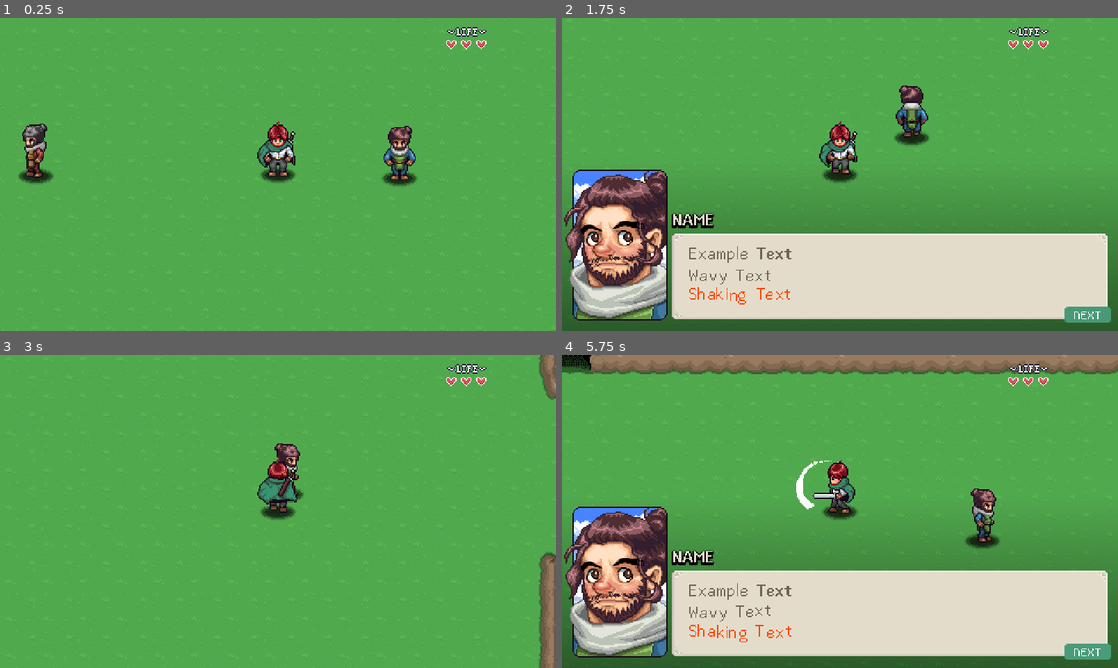
Above: before the commit, frames 1-4 (two rows, left to right).
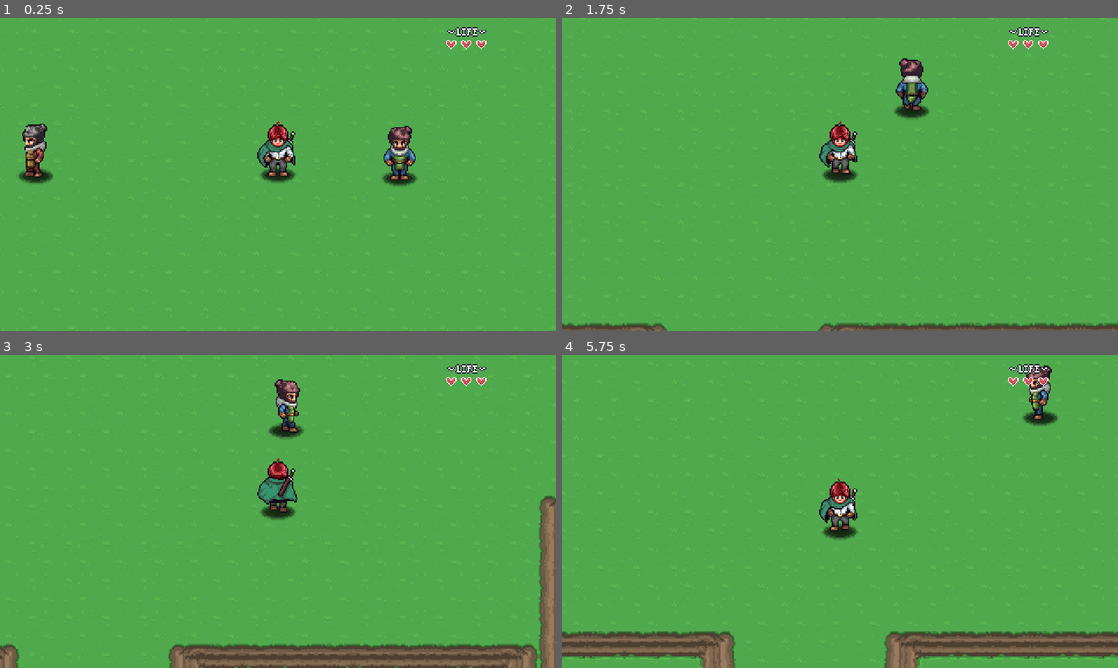
Above: after the commit, the same moments.

Repository: elpumaog/AARPG
Game: Godot game, scene res://Levels/Area01/01.tscn
The game is run twice, just before and just after one commit, with the same random seed, the same clock (stepped at 60 frames per second) and the same inputs. Sound files missing from this copy of the repository are replaced by a short silence.
Inputs:
- Up to frame 1 (0.25 s): no input
- Up to frame 2 (1.75 s): tap Enter (ui_accept) at 0.5, 0.77, 1.07, 1.52 s; hold D (right) 0.53-1.28 s; hold Space (attack) 0.53-1.28 s; tap E (interact) at 0.8, 1.35 s; hold S (down) from 1.28 s (still down); tap Q (test) at 1.55 s
- Up to frame 3 (3 s): tap Enter (ui_accept) at 1.82, 2.3, 2.85 s; release S (down) at 2.03 s; hold D (right) 2.03-2.78 s; hold Q (test) 2.03-2.78 s; hold W (up) from 2.78 s (still down)
- Up to frame 4 (5.75 s): tap Enter (ui_accept) at 3.02, 3.32, 3.77, 4.07, 4.52, 4.82, 5.3 s; tap Space (attack) at 3.05, 4.35 s; release W (up) at 3.53 s; hold R (ability) 3.53-4.28 s; hold A (left) 3.53-5.03 s; tap E (interact) at 3.8 s; tap Q (test) at 4.55 s; hold S (down) from 5.03 s (still down); hold E (interact) from 5.03 s (still down)

The runs differ from the first frame. In frame 1, less than 0.1% of the frame differs, in the area x 4-6%, y 34-51%; in frame 2, 41%; in frame 3, 7.5%; in frame 4, 48%, in the area x 0-100%, y 0-100%.

Commit message:
Dialog Updates
Still working on the dialog system

Diff:
--- a/aarpg/GUI/dialog_system/dialog_system.tscn
+++ b/aarpg/GUI/dialog_system/dialog_system.tscn
@@ -1,11 +1,13 @@
-[gd_scene load_steps=14 format=3 uid="uid://312crqyngthr"]
+[gd_scene load_steps=16 format=3 uid="uid://312crqyngthr"]
 
 [ext_resource type="Script" uid="uid://bkiggm6pwekue" path="res://GUI/dialog_system/scripts/dialog_system.gd" id="1_5yhxf"]
 [ext_resource type="Texture2D" uid="uid://5mnxrx3yedwo" path="res://GUI/dialog_system/sprites/text-bubble.png" id="2_mhrrj"]
 [ext_resource type="FontFile" uid="uid://bawwjd6q6b31x" path="res://GUI/fonts/Abaddon Light.ttf" id="3_ns6ro"]
 [ext_resource type="FontFile" uid="uid://cyhql3s1jth34" path="res://GUI/fonts/Abaddon Bold.ttf" id="4_qocm2"]
 [ext_resource type="Texture2D" uid="uid://bnw62r07cdogq" path="res://npc/sprites/portraits/npc_portrait_01.png" id="5_dwuo2"]
+[ext_resource type="AudioStream" uid="uid://bjgrsng3mev4x" path="res://GUI/dialog_system/audio/voice_blip.wav" id="6_8tyrm"]
 [ext_resource type="FontFile" uid="uid://bc2aayvp5kwl2" path="res://GUI/fonts/m5x7.ttf" id="6_umqd7"]
+[ext_resource type="Script" uid="uid://crshcbonl3q1y" path="res://GUI/dialog_system/scripts/dialog_portrait.gd" id="6_vyuf5"]
 
 [sub_resource type="Gradient" id="Gradient_5yhxf"]
 colors = PackedColorArray(1, 1, 1, 1, 1, 1, 1, 0)
@@ -37,6 +39,21 @@
 corner_radius_bottom_right = 3
 corner_radius_bottom_left = 3
 
+[sub_resource type="Animation" id="Animation_8tyrm"]
+length = 0.001
+tracks/0/type = "value"
+tracks/0/imported = false
+tracks/0/enabled = true
+tracks/0/path = NodePath(".:modulate")
+tracks/0/interp = 1
+tracks/0/loop_wrap = true
+tracks/0/keys = {
+"times": PackedFloat32Array(0),
+"transitions": PackedFloat32Array(1),
+"update": 0,
+"values": [Color(1, 1, 1, 1)]
+}
+
 [sub_resource type="Animation" id="Animation_umqd7"]
 resource_name = "default"
 loop_mode = 1
@@ -51,21 +68,6 @@
 "transitions": PackedFloat32Array(1, 1, 1),
 "update": 0,
 "values": [Color(1, 1, 1, 1), Color(1.084, 1.159, 1.194, 1), Color(1, 1, 1, 1)]
-}
-
-[sub_resource type="Animation" id="Animation_8tyrm"]
-length = 0.001
-tracks/0/type = "value"
-tracks/0/imported = false
-tracks/0/enabled = true
-tracks/0/path = NodePath(".:modulate")
-tracks/0/interp = 1
-tracks/0/loop_wrap = true
-tracks/0/keys = {
-"times": PackedFloat32Array(0),
-"transitions": PackedFloat32Array(1),
-"update": 0,
-"values": [Color(1, 1, 1, 1)]
 }
 
 [sub_resource type="AnimationLibrary" id="AnimationLibrary_8tyrm"]
@@ -127,7 +129,7 @@
 fit_content = true
 scroll_active = false
 
-[node name="Label" type="Label" parent="DialogUI"]
+[node name="NameLabel" type="Label" parent="DialogUI"]
 layout_mode = 0
 offset_left = 95.0
 offset_top = 167.0
@@ -146,10 +148,15 @@
 position = Vector2(50, 196)
 texture = ExtResource("5_dwuo2")
 hframes = 4
+script = ExtResource("6_vyuf5")
 
 [node name="Timer" type="Timer" parent="DialogUI"]
+one_shot = true
 
 [node name="AudioStreamPlayer" type="AudioStreamPlayer" parent="DialogUI"]
+stream = ExtResource("6_8tyrm")
+max_polyphony = 6
+bus = &"SFX"
 
 [node name="DialogProgressContainer" type="PanelContainer" parent="DialogUI"]
 self_modulate = Color(0.27450982, 0.5647059, 0.43529412, 1)
--- /dev/null
+++ b/aarpg/GUI/dialog_system/scripts/dialog_portrait.gd
@@ -0,0 +1,63 @@
+@tool
+class_name DialogPortrait
+extends Sprite2D
+
+var blink: bool = false: set = _set_blink
+var open_mouth: bool = false: set = _set_open_mouth
+var mouth_open_frames: int = 0
+var audio_pitch_base: float = 1.0
+
+@onready var audio_stream_player: AudioStreamPlayer = $"../AudioStreamPlayer"
+
+func _ready() -> void:
+	if Engine.is_editor_hint():
+		return
+	DialogSystem.letter_added.connect(check_mouth_open)
+	blinker()
+
+func update_portrait() -> void:
+	if open_mouth == true:
+		frame = 2
+	else:
+		frame = 0
+
+	if blink == true:
+		frame += 1
+
+func blinker() -> void:
+	if blink == false:
+		await get_tree().create_timer(randf_range(audio_pitch_base - 0.04, audio_pitch_base + 0.04)).timeout
+	else:
+		await get_tree().create_timer(0.15).timeout
+	blink = not blink
+	blinker()
+
+func _set_blink(_value: bool) -> void:
+	if blink != _value:
+		blink = _value
+		update_portrait()
+
+func _set_open_mouth(_value: bool) -> void:
+	if open_mouth != _value:
+		open_mouth = _value
+		update_portrait()
+
+func check_mouth_open(l: String) -> void:
+	if 'aeiou1234567890'.contains(l):
+		open_mouth = true
+		mouth_open_frames += 3
+		audio_stream_player.pitch_scale = randf_range(audio_pitch_base - 0.04, audio_pitch_base + 0.04)
+		audio_stream_player.play()
+	elif '.,!?'.contains(l):
+		audio_stream_player.pitch_scale = audio_pitch_base - 0.1
+		audio_stream_player.play()
+		mouth_open_frames = 0
+
+	if mouth_open_frames > 1:
+		mouth_open_frames -= 1
+
+	if mouth_open_frames == 0:
+		if open_mouth == true:
+			open_mouth = false
+			audio_stream_player.pitch_scale = randf_range(audio_pitch_base - 0.08, audio_pitch_base + 0.02)
+			audio_stream_player.play()
--- a/aarpg/GUI/dialog_system/scripts/dialog_system.gd
+++ b/aarpg/GUI/dialog_system/scripts/dialog_system.gd
@@ -3,9 +3,28 @@
 class_name DialogSystemNode
 extends CanvasLayer
 
+signal finished
+signal letter_added(letter: String)
+
 var is_active: bool = false
+var text_in_progress: bool = false
+
+var text_speed: float = 0.02
+var text_length: int = 0
+var plain_text: String
+
+var dialog_items: Array[DialogItem]
+var dialog_item_index: int = 0
 
 @onready var dialog_ui: Control = $DialogUI
+@onready var content: RichTextLabel = $DialogUI/PanelContainer/RichTextLabel
+@onready var name_label: Label = $DialogUI/NameLabel
+@onready var portrait_sprite: DialogPortrait = $DialogUI/PortraitSprite
+@onready var dialog_progress_container: PanelContainer = $DialogUI/DialogProgressContainer
+@onready var dialog_progress_container_label: Label = $DialogUI/DialogProgressContainer/Label
+@onready var timer: Timer = $DialogUI/Timer
+@onready var audio_stream_player: AudioStreamPlayer = $DialogUI/AudioStreamPlayer
+
 
 func _ready() -> void:
 	if Engine.is_editor_hint():
@@ -13,26 +32,85 @@
 			get_parent().remove_child(self)
 			return
 		return
-
+	timer.timeout.connect(_on_timer_timeout)
 	hide_dialog()
 
 func _unhandled_input(event: InputEvent) -> void:
-	#if is_active == false:
-		#return
-	if event.is_action_pressed("test"):
-		if is_active == false:
-			show_dialog()
+	if is_active == false:
+		return
+	if(
+		event.is_action_pressed("interact") or
+		event.is_action_pressed("attack") or
+		event.is_action_pressed("ui_accept")
+	):
+		if text_in_progress == true:
+			content.visible_characters = text_length
+			timer.stop()
+			text_in_progress = false
+			show_dialog_button_indicator(true)
+			return
+		dialog_item_index += 1
+		if dialog_item_index < dialog_items.size():
+			start_dialog()
 		else:
 			hide_dialog()
 
-func show_dialog() -> void:
+func show_dialog(_items: Array[DialogItem]) -> void:
 	is_active = true
 	dialog_ui.visible = true
 	dialog_ui.process_mode = Node.PROCESS_MODE_ALWAYS
+	dialog_items = _items
+	dialog_item_index = 0
 	get_tree().paused = true
+	await get_tree().process_frame
+	start_dialog()
 
 func hide_dialog() -> void:
 	is_active = false
 	dialog_ui.visible = false
 	dialog_ui.process_mode = Node.PROCESS_MODE_DISABLED
 	get_tree().paused = false
+	finished.emit()
+
+func start_dialog() -> void:
+	show_dialog_button_indicator(false)
+	var _d: DialogItem = dialog_items[dialog_item_index]
+	set_dialog_data(_d)
+
+	content.visible_characters = 0
+	text_length = content.get_total_character_count()
+	plain_text = content.get_parsed_text()
+	text_in_progress = true
+	start_timer()
+
+func _on_timer_timeout() -> void:
+	content.visible_characters += 1
+	if content.visible_characters <= text_length:
+		letter_added.emit(plain_text[content.visible_characters - 1])
+		start_timer()
+	else:
+		show_dialog_button_indicator(true)
+		text_in_progress = false
+
+func set_dialog_data(_d: DialogItem) -> void:
+	if _d is DialogText:
+		content.text = _d.text
+	name_label.text = _d.npc_info.npc_name
+	portrait_sprite.texture = _d.npc_info.portrait
+	portrait_sprite.audio_pitch_base = _d.npc_info.dialog_audio_pitch
+
+func show_dialog_button_indicator(_is_visible: bool) -> void:
+	dialog_progress_container.visible = _is_visible
+	if dialog_item_index + 1 < dialog_items.size():
+		dialog_progress_container_label.text = "NEXT"
+	else:
+		dialog_progress_container_label.text = "END"
+
+func start_timer() -> void:
+	timer.wait_time = text_speed
+	var _char = plain_text[content.visible_characters - 1]
+	if '.!?:;'.contains(_char):
+		timer.wait_time *= 4
+	elif ', '.contains(_char):
+		timer.wait_time *= 2
+	timer.start()
--- a/aarpg/GUI/pause_menu/inventory/scripts/inventory_ui.gd
+++ b/aarpg/GUI/pause_menu/inventory/scripts/inventory_ui.gd
@@ -18,6 +18,7 @@
 		c.queue_free()
 
 func update_inventory(i: int = 0) -> void:
+	clear_inventory()
 	for s in data.slots:
 		var new_slot = INVENTORY_SLOT.instantiate()
 		add_child(new_slot)
--- /dev/null
+++ b/aarpg/Interactables/dialog/dialog_interaction.tscn
@@ -0,0 +1,149 @@
+[gd_scene load_steps=9 format=3 uid="uid://kbueimpqguvt"]
+
+[ext_resource type="Texture2D" uid="uid://c1fdr52rbcw7h" path="res://Interactables/dialog/sprites/dialog_interactable.png" id="1_a5vth"]
+[ext_resource type="Script" uid="uid://w01ps4par8xc" path="res://Interactables/dialog/scripts/dialog_interaction.gd" id="1_w4e83"]
+
+[sub_resource type="RectangleShape2D" id="RectangleShape2D_o5nmy"]
+size = Vector2(44, 32)
+
+[sub_resource type="Animation" id="Animation_w4e83"]
+length = 0.001
+tracks/0/type = "value"
+tracks/0/imported = false
+tracks/0/enabled = true
+tracks/0/path = NodePath("Sprite2D:position")
+tracks/0/interp = 1
+tracks/0/loop_wrap = true
+tracks/0/keys = {
+"times": PackedFloat32Array(0),
+"transitions": PackedFloat32Array(1),
+"update": 0,
+"values": [Vector2(2, -52)]
+}
+tracks/1/type = "value"
+tracks/1/imported = false
+tracks/1/enabled = true
+tracks/1/path = NodePath("Sprite2D:modulate")
+tracks/1/interp = 1
+tracks/1/loop_wrap = true
+tracks/1/keys = {
+"times": PackedFloat32Array(0),
+"transitions": PackedFloat32Array(1),
+"update": 0,
+"values": [Color(1, 1, 1, 1)]
+}
+
+[sub_resource type="Animation" id="Animation_a5vth"]
+resource_name = "default"
+tracks/0/type = "value"
+tracks/0/imported = false
+tracks/0/enabled = true
+tracks/0/path = NodePath("Sprite2D:position")
+tracks/0/interp = 1
+tracks/0/loop_wrap = true
+tracks/0/keys = {
+"times": PackedFloat32Array(0),
+"transitions": PackedFloat32Array(1),
+"update": 0,
+"values": [Vector2(2, -52)]
+}
+tracks/1/type = "value"
+tracks/1/imported = false
+tracks/1/enabled = true
+tracks/1/path = NodePath("Sprite2D:modulate")
+tracks/1/interp = 1
+tracks/1/loop_wrap = true
+tracks/1/keys = {
+"times": PackedFloat32Array(0),
+"transitions": PackedFloat32Array(1),
+"update": 0,
+"values": [Color(1, 1, 1, 0)]
+}
+
+[sub_resource type="Animation" id="Animation_k34qd"]
+resource_name = "hide"
+step = 0.1
+tracks/0/type = "value"
+tracks/0/imported = false
+tracks/0/enabled = true
+tracks/0/path = NodePath("Sprite2D:position")
+tracks/0/interp = 1
+tracks/0/loop_wrap = true
+tracks/0/keys = {
+"times": PackedFloat32Array(0, 0.2),
+"transitions": PackedFloat32Array(1, 1),
+"update": 0,
+"values": [Vector2(2, -55), Vector2(2, -52)]
+}
+tracks/1/type = "value"
+tracks/1/imported = false
+tracks/1/enabled = true
+tracks/1/path = NodePath("Sprite2D:modulate")
+tracks/1/interp = 1
+tracks/1/loop_wrap = true
+tracks/1/keys = {
+"times": PackedFloat32Array(0, 0.2),
+"transitions": PackedFloat32Array(1, 1),
+"update": 0,
+"values": [Color(1, 1, 1, 1), Color(1, 1, 1, 0)]
+}
+
+[sub_resource type="Animation" id="Animation_4fpja"]
+resource_name = "show"
+step = 0.1
+tracks/0/type = "value"
+tracks/0/imported = false
+tracks/0/enabled = true
+tracks/0/path = NodePath("Sprite2D:position")
+tracks/0/interp = 1
+tracks/0/loop_wrap = true
+tracks/0/keys = {
+"times": PackedFloat32Array(0, 0.2),
+"transitions": PackedFloat32Array(1, 1),
+"update": 0,
+"values": [Vector2(2, -52), Vector2(2, -55)]
+}
+tracks/1/type = "value"
+tracks/1/imported = false
+tracks/1/enabled = true
+tracks/1/path = NodePath("Sprite2D:modulate")
+tracks/1/interp = 1
+tracks/1/loop_wrap = true
+tracks/1/keys = {
+"times": PackedFloat32Array(0, 0.2),
+"transitions": PackedFloat32Array(1, 1),
+"update": 0,
+"values": [Color(1, 1, 1, 0), Color(1, 1, 1, 1)]
+}
+
+[sub_resource type="AnimationLibrary" id="AnimationLibrary_4fpja"]
+_data = {
+&"RESET": SubResource("Animation_w4e83"),
+&"default": SubResource("Animation_a5vth"),
+&"hide": SubResource("Animation_k34qd"),
+&"show": SubResource("Animation_4fpja")
+}
+
+[node name="DialogInteraction" type="Area2D"]
+process_mode = 3
+collision_layer = 0
+collision_mask = 4
+monitorable = false
+script = ExtResource("1_w4e83")
+enabled = null
+
+[node name="CollisionShape2D" type="CollisionShape2D" parent="."]
+shape = SubResource("RectangleShape2D_o5nmy")
+debug_color = Color(0, 0.6405938, 0.35419908, 0.11000001)
+
+[node name="Sprite2D" type="Sprite2D" parent="."]
+position = Vector2(2, -52)
+texture = ExtResource("1_a5vth")
+hframes = 2
+
+[node name="AnimationPlayer" type="AnimationPlayer" parent="."]
+process_mode = 3
+libraries = {
+&"": SubResource("AnimationLibrary_4fpja")
+}
+autoplay = "default"
--- /dev/null
+++ b/aarpg/Interactables/dialog/scripts/dialog_choice.gd
@@ -0,0 +1,6 @@
+@tool
+@icon("res://GUI/dialog_system/icons/question_bubble.svg")
+class_name DialogChoice
+extends DialogItem
+
+@export var choices: Array[String] = [ "Yes", "No" ]
--- /dev/null
+++ b/aarpg/Interactables/dialog/scripts/dialog_interaction.gd
@@ -0,0 +1,57 @@
+@tool
+@icon("res://GUI/dialog_system/icons/chat_bubbles.svg")
+class_name DialogInteraction
+extends Area2D
+
+signal player_interacted
+signal finished
+
+@export var enabled: bool = true
+
+var dialog_items: Array[DialogItem]
+
+@onready var animation_player: AnimationPlayer = $AnimationPlayer
+
+func _ready() -> void:
+	if Engine.is_editor_hint():
+		return
+
+	area_entered.connect(_on_area_enter)
+	area_exited.connect(_on_area_exit)
+
+	for c in get_children():
+		if c is DialogItem:
+			dialog_items.append(c)
+
+func player_interact() -> void:
+	player_interacted.emit()
+	await get_tree().process_frame
+	await get_tree().process_frame
+	DialogSystem.show_dialog(dialog_items)
+	DialogSystem.finished.connect(_on_dialog_finished)
+
+func _on_area_enter(_a: Area2D) -> void:
+	if enabled == false || dialog_items.size() == 0:
+		return
+	animation_player.play("show")
+	PlayerManager.interact_pressed.connect(player_interact)
+
+func _on_area_exit(_a: Area2D) -> void:
+	animation_player.play("hide")
+	PlayerManager.interact_pressed.disconnect(player_interact)
+
+func _on_dialog_finished() -> void:
+	DialogSystem.finished.disconnect(_on_dialog_finished)
+	finished.emit()
+
+func _get_configuration_warnings() -> PackedStringArray:
+	if _check_for_dialog_items() == false:
+		return ["Requires at least one DialogItem node"]
+	else:
+		return[]
+
+func _check_for_dialog_items() -> bool:
+	for c in get_children():
+		if c is DialogItem:
+			return true
+	return false
--- /dev/null
+++ b/aarpg/Interactables/dialog/scripts/dialog_item.gd
@@ -0,0 +1,25 @@
+@tool
+@icon("res://GUI/dialog_system/icons/chat_bubble.svg")
+class_name DialogItem
+extends Node
+
+@export var npc_info: NPCResource
+
+func _ready() -> void:
+	if Engine.is_editor_hint():
+		return
+
+	check_npc_data()
+
+func check_npc_data() -> void:
+	if npc_info == null:
+		var p = self
+		var _checking: bool = true
+		while _checking == true:
+			p = p.getparent()
+			if p:
+				if p is NPC and p.npc_resource:
+					npc_info = p.npc_resource
+					_checking = false
+			else:
+				_checking = false
--- /dev/null
+++ b/aarpg/Interactables/dialog/scripts/dialog_text.gd
@@ -0,0 +1,6 @@
+@tool
+@icon("res://GUI/dialog_system/icons/text_bubble.svg")
+class_name DialogText
+extends DialogItem
+
+@export_multiline var text: String = "PLACEHOLDER TEXT"
--- a/aarpg/Levels/Area01/01.tscn
+++ b/aarpg/Levels/Area01/01.tscn
@@ -9,8 +9,11 @@
 [ext_resource type="PackedScene" uid="uid://k14lanhf3no4" path="res://npc/npc_behavior_wander.tscn" id="7_th3kk"]
 [ext_resource type="PackedScene" uid="uid://dvhdmorcq4463" path="res://npc/npc.tscn" id="7_xhij5"]
 [ext_resource type="Resource" uid="uid://v30ayv8qjfae" path="res://npc/00_npcs/npc_02.tres" id="9_b60gt"]
+[ext_resource type="PackedScene" uid="uid://kbueimpqguvt" path="res://Interactables/dialog/dialog_interaction.tscn" id="9_c2gse"]
 [ext_resource type="PackedScene" uid="uid://dnu2e7srrpr5n" path="res://npc/npc_behavior_patrol.tscn" id="10_f2d14"]
+[ext_resource type="Script" uid="uid://bkmgjc5eh7uo4" path="res://Interactables/dialog/scripts/dialog_text.gd" id="10_uv5ft"]
 [ext_resource type="PackedScene" uid="uid://d31ayrd2auxyg" path="res://npc/patrol_location.tscn" id="11_an23e"]
+[ext_resource type="Resource" uid="uid://bdab7nbe1rl0i" path="res://npc/00_npcs/00_hero.tres" id="11_qqqph"]
 
 [node name="01" type="Node2D"]
 script = ExtResource("1_22ele")
@@ -47,6 +50,27 @@
 
 [node name="NpcBehaviorWander" parent="NPC" instance=ExtResource("7_th3kk")]
 
+[node name="DialogInteraction" parent="NPC" instance=ExtResource("9_c2gse")]
+enabled = true
+
+[node name="DialogText" type="Node" parent="NPC/DialogInteraction"]
+script = ExtResource("10_uv5ft")
+text = "Hi hero, is that you?"
+npc_info = ExtResource("7_b60gt")
+metadata/_custom_type_script = "uid://bkmgjc5eh7uo4"
+
+[node name="DialogText2" type="Node" parent="NPC/DialogInteraction"]
+script = ExtResource("10_uv5ft")
+text = "Hola [wave]soy yo[/wave]"
+npc_info = ExtResource("11_qqqph")
+metadata/_custom_type_script = "uid://bkmgjc5eh7uo4"
+
+[node name="DialogText3" type="Node" parent="NPC/DialogInteraction"]
+script = ExtResource("10_uv5ft")
+text = "Firmame un [shake]autografo[/shake] porfa!"
+npc_info = ExtResource("7_b60gt")
+metadata/_custom_type_script = "uid://bkmgjc5eh7uo4"
+
 [node name="NPC2" parent="." instance=ExtResource("7_xhij5")]
 position = Vector2(95, 182)
 npc_resource = ExtResource("9_b60gt")
@@ -66,3 +90,24 @@
 modulate = Color(0, 1, 0, 1)
 position = Vector2(-47, 77)
 wait_time = 5.0
+
+[node name="DialogInteraction" parent="NPC2" instance=ExtResource("9_c2gse")]
+enabled = true
+
+[node name="DialogText" type="Node" parent="NPC2/DialogInteraction"]
+script = ExtResource("10_uv5ft")
+text = "Como estas Hero?"
+npc_info = ExtResource("9_b60gt")
+metadata/_custom_type_script = "uid://bkmgjc5eh7uo4"
+
+[node name="DialogText2" type="Node" parent="NPC2/DialogInteraction"]
+script = ExtResource("10_uv5ft")
+text = "Todo bien jefe, y tu?"
+npc_info = ExtResource("11_qqqph")
+metadata/_custom_type_script = "uid://bkmgjc5eh7uo4"
+
+[node name="DialogText3" type="Node" parent="NPC2/DialogInteraction"]
+script = ExtResource("10_uv5ft")
+text = "Todo guay todo guay"
+npc_info = ExtResource("9_b60gt")
+metadata/_custom_type_script = "uid://bkmgjc5eh7uo4"
--- /dev/null
+++ b/aarpg/npc/00_npcs/00_hero.tres
@@ -0,0 +1,12 @@
+[gd_resource type="Resource" script_class="NPCResource" load_steps=4 format=3 uid="uid://bdab7nbe1rl0i"]
+
+[ext_resource type="Script" uid="uid://c5burft102c4y" path="res://npc/scripts/npc_resource.gd" id="1_mdwfn"]
+[ext_resource type="Texture2D" uid="uid://b22yys50ed5u" path="res://npc/sprites/portraits/hero_portrait.png" id="1_rn6jh"]
+[ext_resource type="Texture2D" uid="uid://cqckpbfonkyd0" path="res://npc/sprites/npc_sprite_02.png" id="3_wdi7j"]
+
+[resource]
+script = ExtResource("1_mdwfn")
+npc_name = "HERO"
+sprite = ExtResource("3_wdi7j")
+portrait = ExtResource("1_rn6jh")
+metadata/_custom_type_script = "uid://c5burft102c4y"
--- a/aarpg/npc/npc_behavior_patrol.tscn
+++ b/aarpg/npc/npc_behavior_patrol.tscn
@@ -4,3 +4,6 @@
 
 [node name="NpcBehaviorPatrol" type="Node2D"]
 script = ExtResource("1_pbuvt")
+
+[node name="Timer" type="Timer" parent="."]
+one_shot = true
--- a/aarpg/npc/patrol_location.tscn
+++ b/aarpg/npc/patrol_location.tscn
@@ -1,6 +1,7 @@
-[gd_scene load_steps=4 format=3 uid="uid://d31ayrd2auxyg"]
+[gd_scene load_steps=5 format=3 uid="uid://d31ayrd2auxyg"]
 
 [ext_resource type="Script" uid="uid://chb4cw3py5cb0" path="res://npc/scripts/patrol_location.gd" id="1_xdeq0"]
+[ext_resource type="FontFile" uid="uid://bc2aayvp5kwl2" path="res://GUI/fonts/m5x7.ttf" id="2_rlkg0"]
 
 [sub_resource type="Gradient" id="Gradient_ipyvv"]
 offsets = PackedFloat32Array(0.6648936, 0.8351064, 1)
@@ -37,7 +38,7 @@
 theme_override_constants/shadow_offset_x = 0
 theme_override_constants/shadow_offset_y = 1
 theme_override_constants/outline_size = 3
-theme_override_font_sizes/font_size = 12
+theme_override_fonts/font = ExtResource("2_rlkg0")
 text = "0"
 horizontal_alignment = 1
 
@@ -50,6 +51,6 @@
 theme_override_constants/shadow_offset_x = 0
 theme_override_constants/shadow_offset_y = 1
 theme_override_constants/outline_size = 3
-theme_override_font_sizes/font_size = 9
+theme_override_fonts/font = ExtResource("2_rlkg0")
 text = "wait: 0.6s"
 horizontal_alignment = 1
--- a/aarpg/npc/scripts/npc.gd
+++ b/aarpg/npc/scripts/npc.gd
@@ -20,11 +20,31 @@
 	if Engine.is_editor_hint():
 		return
 
+	gather_interactables()
 	do_behavior_emabled.emit()
 	pass
 
-func _physics_process(delta: float) -> void:
+func _physics_process(_delta: float) -> void:
 	move_and_slide()
+
+func gather_interactables() -> void:
+	for c in get_children():
+		if c is DialogInteraction:
+			c.player_interacted.connect(_on_player_interacted)
+			c.finished.connect(_on_interaction_finished)
+
+func _on_player_interacted() -> void:
+	update_direction(PlayerManager.player.global_position)
+	state = "idle"
+	velocity = Vector2.ZERO
+	update_animation()
+	do_behavior = false
+
+func _on_interaction_finished() -> void:
+	state = "idle"
+	update_animation()
+	do_behavior = true
+	do_behavior_emabled.emit()
 
 func update_animation() -> void:
 	animation.play(state + "_" + direction_name)
--- a/aarpg/npc/scripts/npc_behavior_patrol.gd
+++ b/aarpg/npc/scripts/npc_behavior_patrol.gd
@@ -8,6 +8,12 @@
 var patrol_locations: Array[PatrolLocation]
 var current_location_index: int = 0
 var target: PatrolLocation
+
+var has_started: bool = false
+var last_phase: String = ""
+var direction: Vector2
+
+@onready var timer: Timer = $Timer
 
 func _ready() -> void:
 	gather_patrol_locations()
@@ -24,11 +30,11 @@
 
 	target = patrol_locations[0]
 
-func _process(delta: float) -> void:
+func _process(_delta: float) -> void:
 	if Engine.is_editor_hint():
 		return
 	if npc.global_position.distance_to(target.target_position) < 1:
-		start()
+		idle_phase()
 
 func gather_patrol_locations(_n: Node = null) -> void:
 	patrol_locations = []
@@ -56,7 +62,16 @@
 	if npc.do_behavior == false or patrol_locations.size() < 2:
 		return
 
-	# IDLE PHASE
+	if has_started == true:
+		if timer.time_left == 0:
+			walk_phase()
+		return
+
+	has_started = true
+	idle_phase()
+
+func idle_phase() -> void:
+		# IDLE PHASE
 	npc.global_position = target.target_position
 	npc.state = "idle"
 	npc.velocity = Vector2.ZERO
@@ -70,16 +85,21 @@
 
 	target = patrol_locations[current_location_index]
 
-	await get_tree().create_timer(wait_time).timeout
+	if wait_time > 0:
+		timer.start(wait_time)
+		await timer.timeout
 
+	walk_phase()
+
+func walk_phase() -> void:
 	# WALK PHASE
 	if npc.do_behavior == false:
 		return
 
 	npc.state = "walk"
-	var _dir = global_position.direction_to(target.target_position)
-	npc.direction = _dir
-	npc.velocity = walk_speed * _dir
+	direction = global_position.direction_to(target.target_position)
+	npc.direction = direction
+	npc.velocity = walk_speed * direction
 	npc.update_direction(target.target_position)
 	npc.update_animation()
 
--- a/aarpg/npc/scripts/npc_behavior_wander.gd
+++ b/aarpg/npc/scripts/npc_behavior_wander.gd
@@ -17,7 +17,7 @@
 	$CollisionShape2D.queue_free()
 	original_position = npc.global_position
 
-func _process(delta: float) -> void:
+func _process(_delta: float) -> void:
 	if Engine.is_editor_hint():
 		return
 
@@ -36,6 +36,8 @@
 	npc.velocity = Vector2.ZERO
 	npc.update_animation()
 	await get_tree().create_timer(randf() * idle_duration + idle_duration * 0.5).timeout
+	if npc.do_behavior == false:
+		return
 
 	# WALK PHASE
 	npc.state = "walk"
--- a/aarpg/npc/scripts/npc_resource.gd
+++ b/aarpg/npc/scripts/npc_resource.gd
@@ -4,4 +4,4 @@
 @export var npc_name: String = ""
 @export var sprite: Texture
 @export var portrait: Texture
-@export var dialog_audio_pitch: String
+@export_range(0.5, 1.8, 0.02) var dialog_audio_pitch: float = 1.0
Not shown, added: aarpg/GUI/dialog_system/scripts/dialog_portrait.gd.uid
Not shown, added: aarpg/Interactables/dialog/scripts/dialog_choice.gd.uid
Not shown, added: aarpg/Interactables/dialog/scripts/dialog_interaction.gd.uid
Not shown, added: aarpg/Interactables/dialog/scripts/dialog_item.gd.uid
Not shown, added: aarpg/Interactables/dialog/scripts/dialog_text.gd.uid
Binary file added: aarpg/Interactables/dialog/sprites/dialog_interactable.png
Not shown, added: aarpg/Interactables/dialog/sprites/dialog_interactable.png.import
Not shown: 1 places in aarpg/Levels/Area01/01.tscn that only renumber resources
